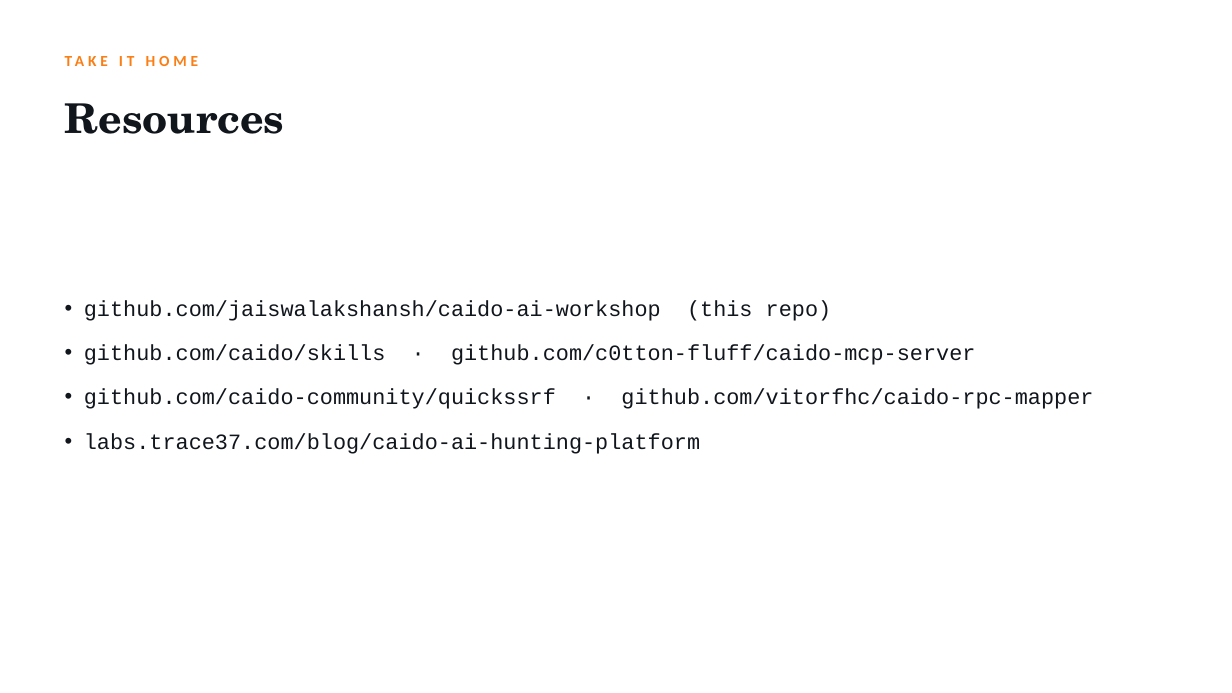
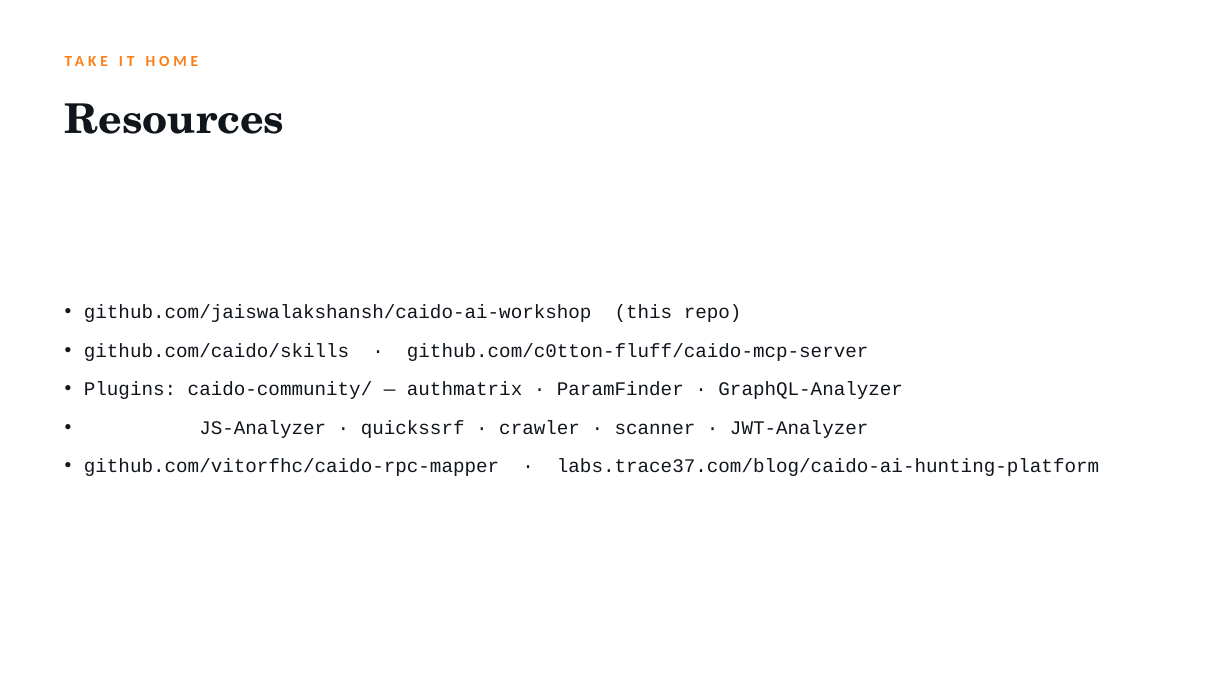
Before and after one commit to jaiswalakshansh/caido-ai-workshop, a slide deck: slide 26 of slides/your-ai-needs-a-proxy.pptx. Drawn at 1232x693 pixels with LibreOffice and Linux fonts; fonts in the diff are those of the drawing. Boxes give left, top, right and bottom in pixels: in the first picture for what was removed or moved away, otherwise in the second. Text is boxed around its words. In the diff, an @@ line names an element or a change of style, - is before the commit and + after.

Commit message:
Replace demos 06-10 with real plugin-grounded workflows (AuthMatrix, ParamFinder, archive recon, gRPC/protobuf, GraphQL)

```diff
--- a/slides/your-ai-needs-a-proxy.pptx
+++ b/slides/your-ai-needs-a-proxy.pptx
@@ text at (x1=84, y1=305, x2=868, y2=361): size 17 to 15 pt in "github.com/jaiswalakshansh/caido-ai-workshop (this repo)", "github.com/caido/skills · github.com/c0tton-fluff/caido-mcp- ..."; less space between paragraphs @@
@@ text at (x1=84, y1=382, x2=1099, y2=476): text changed; size 17 to 15 pt @@
-• github.com/caido-community/quickssrf · github.com/vitorfhc/caido-rpc-mapper
-• labs.trace37.com/blog/caido-ai-hunting-platform
+• Plugins: caido-community/ — authmatrix · ParamFinder · GraphQL-Analyzer
+• JS-Analyzer · quickssrf · crawler · scanner · JWT-Analyzer
+• github.com/vitorfhc/caido-rpc-mapper · labs.trace37.com/blog/caido-ai-hunting-platform
```
Also in this commit, not shown: 3 other slides changed, 2 slides added, 2 slides removed, 14 other files.
